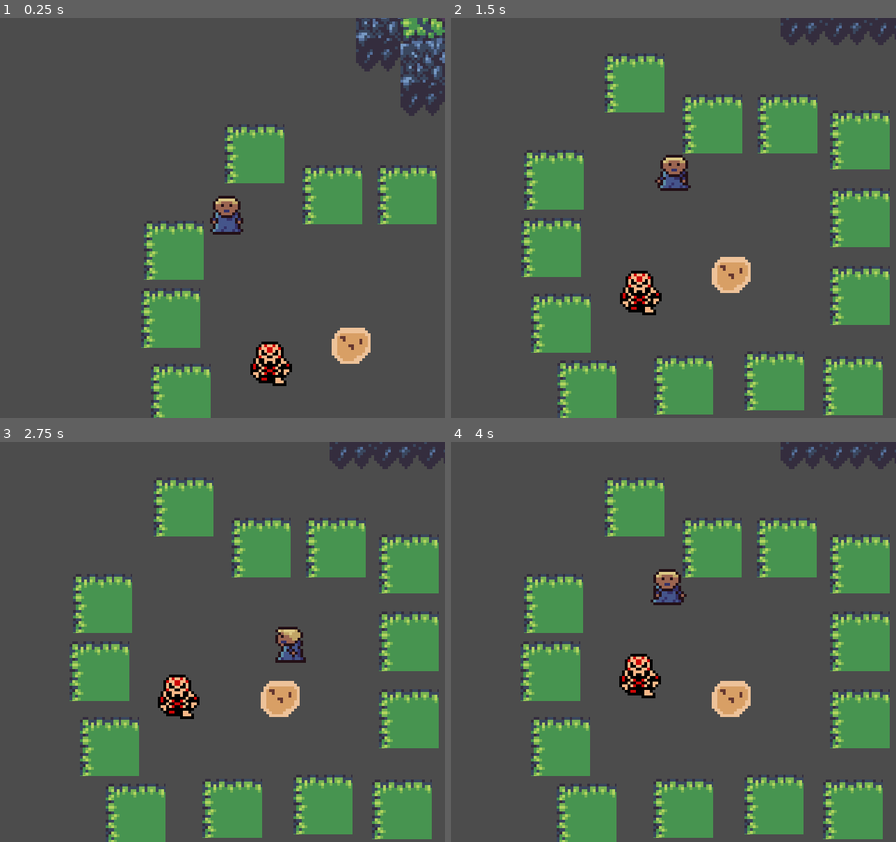
Above: before the commit, frames 1-4 (two rows, left to right).
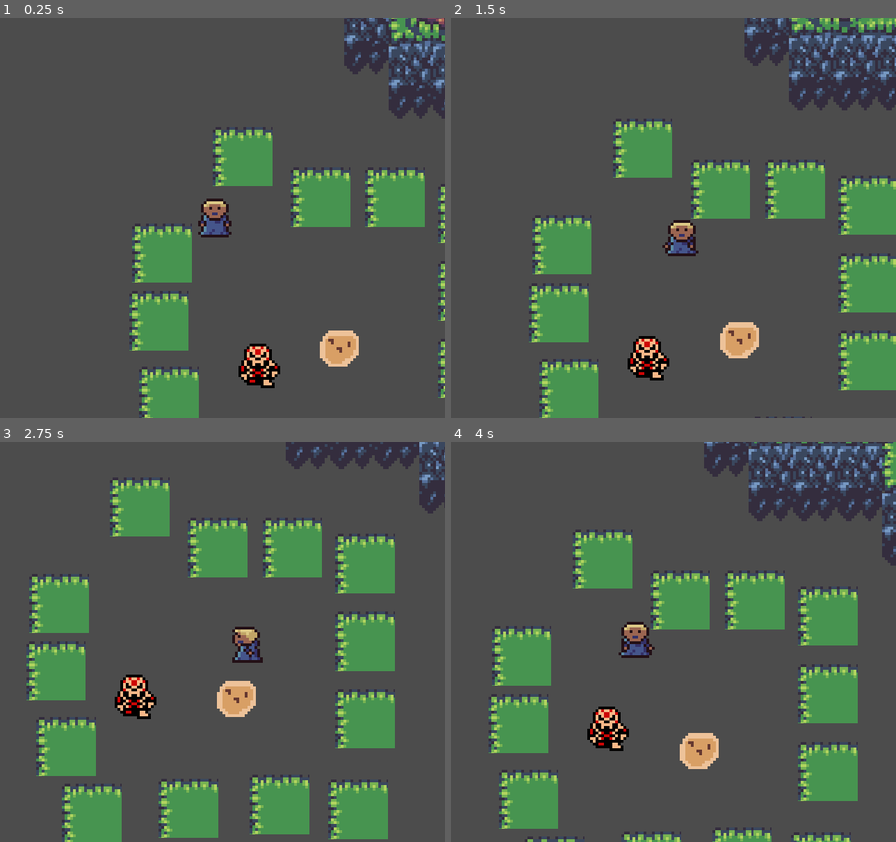
Above: after the commit, the same moments.

Repository: garrettwidner/Zeldalike
Game: Godot game, scene res://player/test.tscn
The game is run twice, just before and just after one commit, with the same random seed, the same clock (stepped at 60 frames per second) and the same inputs.
Inputs:
- Up to frame 1 (0.25 s): no input
- Up to frame 2 (1.5 s): hold Right (right) 0.53-1.28 s; hold J (a) 0.53-1.28 s; tap I (x) at 0.8, 1.35 s; hold Down (down) from 1.28 s (still down)
- Up to frame 3 (2.75 s): tap J (a) at 1.55 s; release Down (down) at 2.03 s; hold Right (right) from 2.03 s (still down); hold J (a) from 2.03 s (still down); tap I (x) at 2.3 s
- Up to frame 4 (4 s): release Right (right) at 2.78 s; release J (a) at 2.78 s; hold Up (up) 2.78-3.53 s; tap K (b) at 2.85 s; tap J (a) at 3.05 s; hold Left (left) from 3.53 s (still down); hold I (x) from 3.53 s (still down)

The runs differ from the first frame. In frame 1, 13% of the frame differs, in the area x 29-100%, y 0-100%; in frame 2, 34%; in frame 3, 39%; in frame 4, 44%, in the area x 8-100%, y 0-100%.
Error in both runs: Attempt to call function 'connect' in base 'null instance' on a null instance. (res://player/player.gd:21)

Commit message:
Removed some chaff from camera script

Diff:
--- a/zeldalike/player/camera/cameracontroller.gd
+++ b/zeldalike/player/camera/cameracontroller.gd
@@ -2,7 +2,6 @@
 
 onready var cameragridsnapper = get_node("../cameragridsnapper")
 onready var camerapivot = get_node("../pivot")
-#onready var cameraoffset = get_node("../pivot/cameraoffset")
 onready var camera = get_node("../pivot/cameraholder/Camera2D")
 onready var cameraholder = get_node("../pivot/cameraholder")
 
@@ -21,17 +20,14 @@
 func _ready():
 	grid_size = get_viewport().get_visible_rect().size
 	player = get_parent()
-	switch_camera_style()
+	switch_to_free()
 
 	grid_quadrant = get_camera_quadrant()
 	cameragridsnapper.set_quadrant(grid_quadrant)
 
 func _process(delta):
-#	if Input.is_action_just_pressed("a"):
-#		switch_camera_style()
 	grid_quadrant = get_camera_quadrant()
 	cameragridsnapper.set_quadrant(grid_quadrant)
-#	print(camhold)
 
 func get_camera_quadrant():
 	var quadrant_x = int(player.position.x / grid_size.x)
@@ -42,12 +38,6 @@
 		quadrant_y -= 1
 
 	return Vector2(quadrant_x, quadrant_y)
-
-func switch_camera_style():
-	if camstyle == TYPE.FREE:
-		switch_to_locked()
-	else:
-		switch_to_free()
 
 func switch_to_free():
 	cameragridsnapper.remove_child(camera)
@@ -64,25 +54,19 @@
 func _on_Area2D_body_entered(body, obj):
 	if body.get_name() == "player":
 		print(obj.name)
-#		print("Player entered cam area")
 		camhold += 1
 
 		var new_extents = obj.get_node("CollisionShape2D").shape.extents
 		camerapivot.set_constraints(new_extents,obj.global_position)
 
 		if camstyle == TYPE.LOCKED:
-#			print("Moved from a locked area to a free area")
-
 			switch_to_free()
 
 func _on_Area2D_body_exited(body, obj):
 	if body.get_name() == "player":
-#		print("Player exited cam area")
 		if camhold > 1:
-#			print("Moved from one free movement area to another")
 			pass
 		else:
-#			print("Moved from a free movement area to a locked area")
 			if camstyle == TYPE.FREE:
 				switch_to_locked()
 
